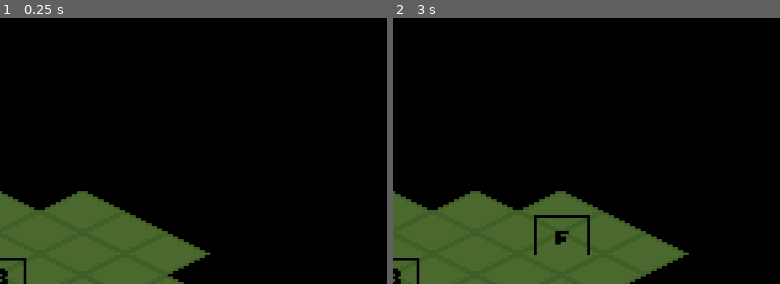
Above: before the commit, frames 1-2 (left to right).
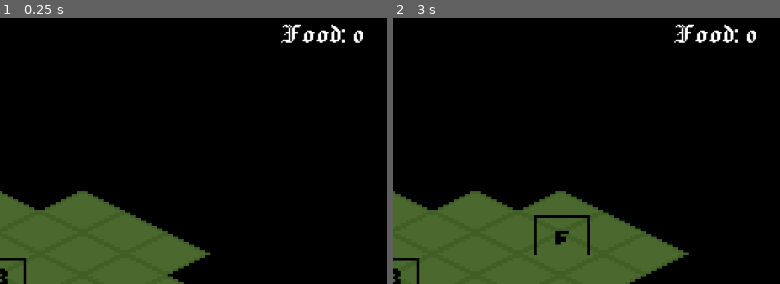
Above: after the commit, the same moments.

Repository: skyegrey/gwj82
Game: Godot game, scene res://Scenes/main.tscn
The game is run twice, just before and just after one commit, with the same random seed, the same clock (stepped at 60 frames per second) and the same inputs.
Inputs (mouse positions are % of the whole screen's width and height, from its top left):
- Up to frame 1 (0.25 s): no input
- Up to frame 2 (3 s): click (3, 95) at 0.5 s; click (3, 95) at 1.25 s; click (3, 95) at 2 s; tap Enter at 2.75 s; move the mouse to (74, 45) at 2.77 s; click (74, 45) at 2.92 s
The pictures show only the part of the screen within x 50-100%, y 0-50%; the shares and areas given below are measured in that part.

The runs differ from the first frame. In frame 1, 0.7% of the frame differs, in the area x 72-94%, y 2-10%; in frame 2, 0.7%.

Commit message:
Resource display setup

Diff:
--- /dev/null
+++ b/godot/Scenes/inventory.gd
@@ -0,0 +1,10 @@
+class_name Inventory extends Node
+
+enum ResourceKeys {FOOD}
+
+@onready var inventory = {
+	ResourceKeys.FOOD: 0
+}
+
+func get_resource_count(resource_key: ResourceKeys):
+	return inventory[resource_key]
--- a/godot/Scenes/main.tscn
+++ b/godot/Scenes/main.tscn
@@ -1,7 +1,8 @@
-[gd_scene load_steps=14 format=4 uid="uid://dsjfqxww1lyyx"]
+[gd_scene load_steps=16 format=4 uid="uid://dsjfqxww1lyyx"]
 
 [ext_resource type="Texture2D" uid="uid://bxkrx08eblltb" path="res://Assets/Tileset/tileset.png" id="1_jjgbg"]
 [ext_resource type="Script" uid="uid://pa165e7pxbxn" path="res://Scripts/main.gd" id="1_kry3j"]
+[ext_resource type="Script" uid="uid://b1n5qbkyckmcx" path="res://Scenes/inventory.gd" id="2_6iyac"]
 [ext_resource type="Texture2D" uid="uid://cafsb4ru3yly2" path="res://Assets/Buildings/base.png" id="2_bo1nx"]
 [ext_resource type="Texture2D" uid="uid://su5jf83x7e00" path="res://Assets/UI/menu-tile.png" id="3_8gbba"]
 [ext_resource type="Script" uid="uid://b5lvf20uvxvdf" path="res://Scripts/buildings.gd" id="3_21xkr"]
@@ -11,6 +12,7 @@
 [ext_resource type="Texture2D" uid="uid://vbktxr4tjsdo" path="res://Assets/UI/valid-placement-sprite.png" id="6_344ge"]
 [ext_resource type="Texture2D" uid="uid://dbqd2vkeyqkwp" path="res://Assets/UI/invalid-placement.png" id="7_ynf5e"]
 [ext_resource type="Script" uid="uid://n67fx23skjjj" path="res://Scripts/camera.gd" id="10_d1ilt"]
+[ext_resource type="Script" uid="uid://bc2q5l3tlpwkq" path="res://Scenes/resource_display.gd" id="12_fdnlq"]
 
 [sub_resource type="TileSetAtlasSource" id="TileSetAtlasSource_bo1nx"]
 texture = ExtResource("1_jjgbg")
@@ -26,6 +28,10 @@
 
 [node name="Main" type="Node2D"]
 script = ExtResource("1_kry3j")
+
+[node name="Inventory" type="Node" parent="."]
+unique_name_in_owner = true
+script = ExtResource("2_6iyac")
 
 [node name="Map" type="Node2D" parent="."]
 unique_name_in_owner = true
@@ -83,6 +89,36 @@
 offset_right = 1200.0
 offset_bottom = 800.0
 
+[node name="ResourceDisplays" type="Control" parent="CanvasLayer/UI"]
+layout_mode = 1
+anchors_preset = 1
+anchor_left = 1.0
+anchor_right = 1.0
+offset_left = -200.0
+offset_bottom = 50.0
+grow_horizontal = 0
+
+[node name="ResourceDisplay" type="Control" parent="CanvasLayer/UI/ResourceDisplays"]
+layout_mode = 1
+anchors_preset = 1
+anchor_left = 1.0
+anchor_right = 1.0
+offset_left = -200.0
+offset_bottom = 50.0
+grow_horizontal = 0
+script = ExtResource("12_fdnlq")
+
+[node name="ResourceCountText" type="RichTextLabel" parent="CanvasLayer/UI/ResourceDisplays/ResourceDisplay"]
+layout_mode = 1
+anchors_preset = 15
+anchor_right = 1.0
+anchor_bottom = 1.0
+grow_horizontal = 2
+grow_vertical = 2
+theme_override_font_sizes/normal_font_size = 48
+bbcode_enabled = true
+text = "Food: 0"
+
 [node name="BuildMenu" type="Control" parent="CanvasLayer/UI"]
 layout_mode = 1
 anchors_preset = 2
--- /dev/null
+++ b/godot/Scenes/resource_display.gd
@@ -0,0 +1,9 @@
+class_name ResourceDisplay extends Control
+
+@onready var inventory: Inventory = %Inventory
+
+@onready var resource_count_text = $ResourceCountText
+
+func _process(delta):
+	resource_count_text.text = str("Food: ",
+		inventory.get_resource_count(Inventory.ResourceKeys.FOOD))
--- a/godot/project.godot
+++ b/godot/project.godot
@@ -20,6 +20,10 @@
 window/size/viewport_width=1200
 window/size/viewport_height=800
 
+[gui]
+
+theme/custom_font="uid://co10uo0gpkftl"
+
 [rendering]
 
 textures/canvas_textures/default_texture_filter=0
Binary file added: godot/Assets/Fonts/Jacquard12-Regular.ttf
Not shown, added: godot/Assets/Fonts/Jacquard12-Regular.ttf.import
Not shown, added: godot/Scenes/inventory.gd.uid
Not shown, added: godot/Scenes/resource_display.gd.uid
Not shown, changed: obsidian/gwj82/Todo.md
